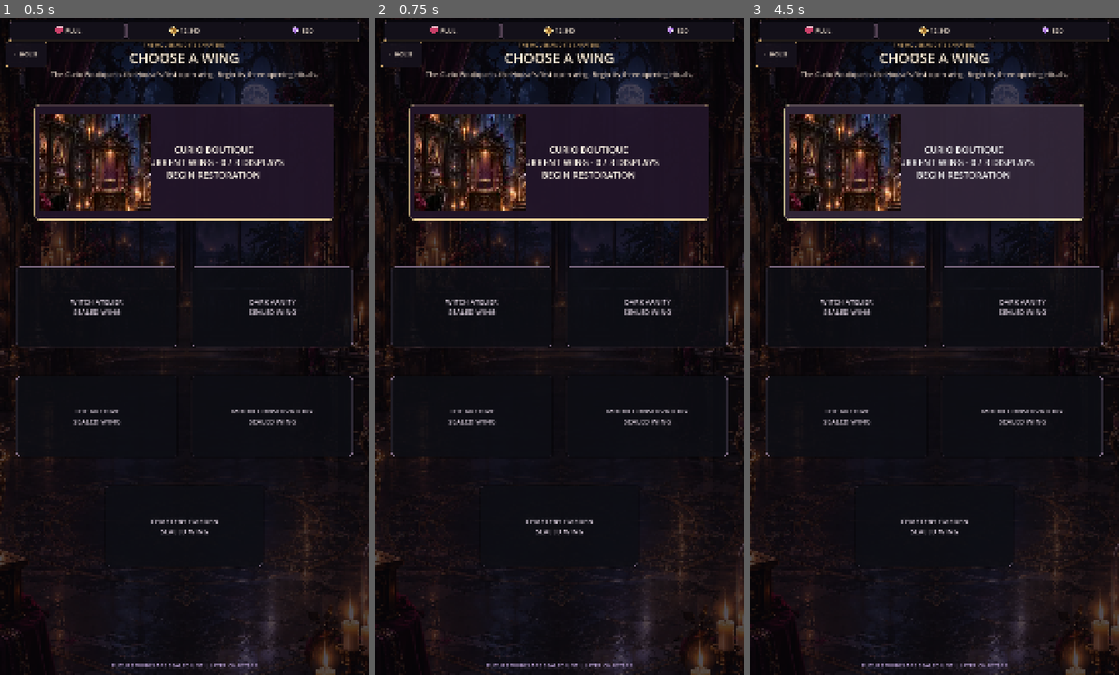
Above: before the commit, frames 1-3 (left to right).
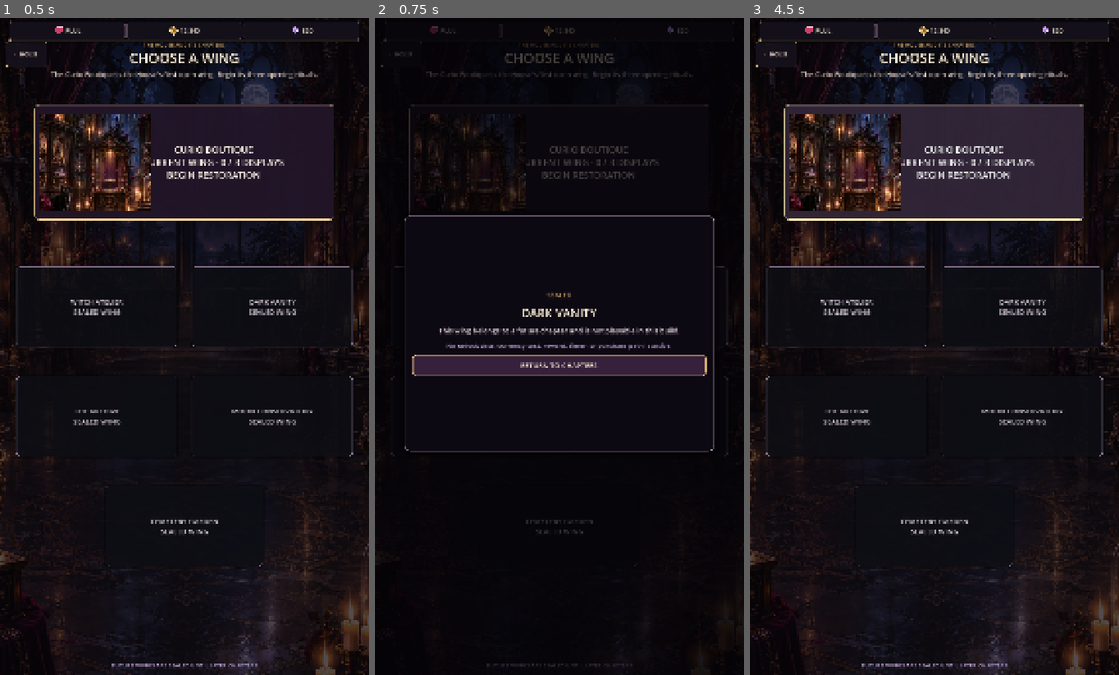
Above: after the commit, the same moments.

Repository: Jay-prodesign/akilta-match3
Game: Godot game, scene res://src/ui/map/chapter_select.tscn
Same seed, same stepped clock (60 frames per second), same inputs: the game is played once before the commit and once after it. This scene is started directly instead of the project's main scene.
Inputs (mouse positions are in pixels of both pictures, inside the frame that each line leads up to):
- Up to frame 1 (0.5 s): no input
- Up to frame 2 (0.75 s): click (648, 307) at 0.5 s, where only the run after the commit has a clickable "DARK VANITY SEALED WING"
- Up to frame 3 (4.5 s): click (845, 418) at 1.25 s, where only the run after the commit has a clickable "THE ARCHIVE SEALED WING"; click (1023, 418) at 2 s, where only the run after the commit has a clickable "MOON CONSERVATORY SEALED WING"; click (934, 523) at 2.75 s, where only the run after the commit has a clickable "CEMETERY GARDEN SEALED WING"; click (934, 366) at 3.5 s, where only the run after the commit has a clickable "RETURN TO CHAPTERS"; click "CURIO BOUTIQUE CURRENT WING ·…" at 4.25 s

Frame 1 is identical in both runs. In frame 2, 19% of the frame differs, in the area x 0-100%, y 0-100%; in frame 3, nothing differs.

Commit message:
Chapters: make sealed wings inspectable

Diff:
--- a/src/ui/map/chapter_select.gd
+++ b/src/ui/map/chapter_select.gd
@@ -7,6 +7,7 @@
 const PieceAssetLoader = preload("res://src/match3/presentation/piece_asset_loader.gd")
 const ScreenArt = preload("res://src/ui/shared/screen_art_registry.gd")
 const TopResourceBar = preload("res://src/ui/shared/top_resource_bar.gd")
+const LockedExplanation = preload("res://src/ui/shared/locked_explanation.gd")
 const OPENING_LEVEL_COUNT := 3
 const CURRENT_WING_ART_PATH := "res://assets/world/ch01_curio_boutique/prestart_curio_boutique_shared.webp"
 
@@ -152,9 +153,10 @@
 			_install_current_wing_art(button)
 			button.pressed.connect(func(): chapter_requested.emit("curio_boutique"))
 		else:
-			button.disabled = true
+			button.disabled = false
 			button.text = "%s\nSEALED WING" % String(wing["name"])
-			button.tooltip_text = "%s · future chapter remains sealed" % String(wing["name"]).capitalize()
+			button.tooltip_text = "%s · inspect why this future chapter remains sealed" % String(wing["name"]).capitalize()
+			button.pressed.connect(_show_sealed_wing.bind(id, String(wing["name"])))
 		_apply_locked_style(button)
 		grid.add_child(button)
 		_buttons[id] = button
@@ -175,6 +177,26 @@
 	_lock_reason = lock_reason
 
 	_refresh_progress_state()
+
+func _show_sealed_wing(chapter_id: String, chapter_name: String) -> void:
+	var overlay := LockedExplanation.present(
+		self,
+		chapter_name,
+		"This wing belongs to a future chapter and is not playable in this build.",
+		"No unlock date, currency cost, reward, timer, or purchase path is active.",
+		"RETURN TO CHAPTERS"
+	)
+	if overlay != null:
+		overlay.set_meta("sealed_id", chapter_id)
+		overlay.set_meta("sealed_kind", "future_chapter")
+
+func sealed_explanation_contract() -> Dictionary:
+	var overlay := get_node_or_null("LockedExplanation") as Control
+	var contract := LockedExplanation.contract(overlay)
+	if overlay != null:
+		contract["sealed_id"] = String(overlay.get_meta("sealed_id", ""))
+		contract["sealed_kind"] = String(overlay.get_meta("sealed_kind", ""))
+	return contract
 
 func _install_current_wing_art(button: Button) -> void:
 	if button == null or button.get_node_or_null("CurrentWingArtwork") != null:
@@ -288,6 +310,7 @@
 	button.add_theme_stylebox_override("focus", hover)
 
 func _apply_locked_style(button: Button) -> void:
+	button.add_theme_color_override("font_color", Color("#E1D4E2"))
 	button.add_theme_color_override("font_disabled_color", Color("#E1D4E2"))
 	var box := StyleBoxFlat.new()
 	box.bg_color = Color("#0F1017", 0.72)
@@ -296,6 +319,13 @@
 	box.set_corner_radius_all(12)
 	box.shadow_color = Color(0, 0, 0, 0.42)
 	box.shadow_size = 7
+	var hover := box.duplicate() as StyleBoxFlat
+	hover.bg_color = Color("#1A1521", 0.90)
+	hover.border_color = Color("#C4A9C8", 0.74)
+	button.add_theme_stylebox_override("normal", box)
+	button.add_theme_stylebox_override("hover", hover)
+	button.add_theme_stylebox_override("pressed", hover)
+	button.add_theme_stylebox_override("focus", hover)
 	button.add_theme_stylebox_override("disabled", box)
 
 func _style_header_back(button: Button) -> void:
